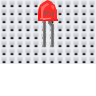
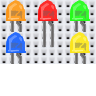
Comparing the layer stacks of the two (96, 96) images. Changes:
added group "LED Kopf Gelb" with 3 layers above "LED Kopf Orange" over [5, 0, 90, 64]
added layer "Metall" (1st of 5, in "LED Kopf Gelb") (40%) in group "LED Kopf Gelb" over [5, 32, 90, 64]
added layer "Beine" (2nd of 6, in "LED Kopf Gelb") in group "LED Kopf Gelb" over [5, 32, 90, 64]
added layer "Kopf" (1st of 5, in "LED Kopf Gelb") in group "LED Kopf Gelb" over [5, 0, 90, 64]
added group "LED Kopf Orange" with 3 layers above "LED Kopf Grün" over [5, 0, 90, 64]
added layer "Metall" (2nd of 5, in "LED Kopf Orange") (40%) in group "LED Kopf Orange" over [5, 0, 26, 64]
added layer "Beine" (3rd of 6, in "LED Kopf Orange") in group "LED Kopf Orange" over [5, 0, 90, 64]
added layer "Kopf" (2nd of 5, in "LED Kopf Orange") in group "LED Kopf Orange" over [5, 0, 26, 64]
added group "LED Kopf Grün" with 3 layers above "LED Kopf Blau" over [5, 0, 90, 64]
added layer "Metall" (3rd of 5, in "LED Kopf Grün") (40%) in group "LED Kopf Grün" over [5, 0, 90, 64]
added layer "Beine" (4th of 6, in "LED Kopf Grün") in group "LED Kopf Grün" over [5, 0, 90, 64]
added layer "Kopf" (3rd of 5, in "LED Kopf Grün") in group "LED Kopf Grün" over [5, 0, 90, 64]
added group "LED Kopf Blau" with 3 layers above "LED Kopf Rot" over [5, 0, 90, 64]
added layer "Metall" (4th of 5, in "LED Kopf Blau") (40%) in group "LED Kopf Blau" over [5, 32, 26, 64]
added layer "Beine" (5th of 6, in "LED Kopf Blau") in group "LED Kopf Blau" over [5, 32, 90, 64]
added layer "Kopf" (4th of 5, in "LED Kopf Blau") in group "LED Kopf Blau" over [5, 0, 26, 64]
